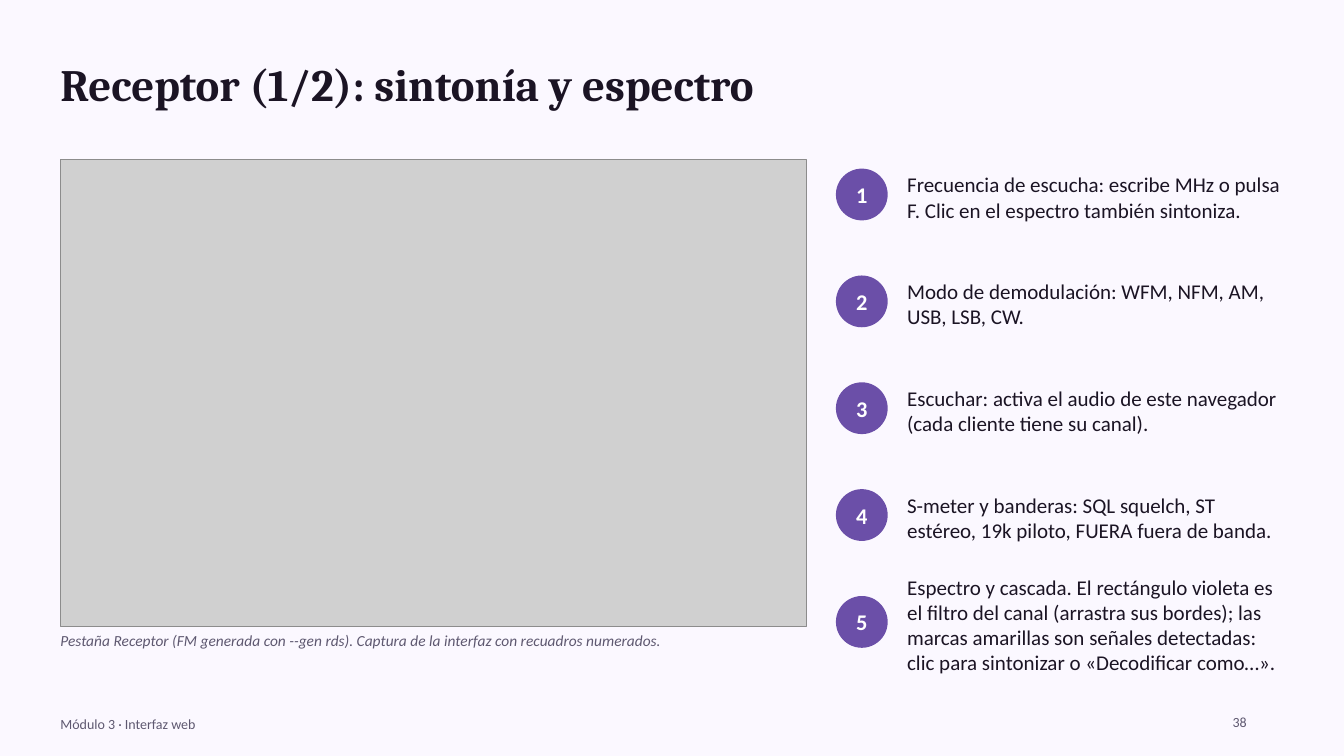
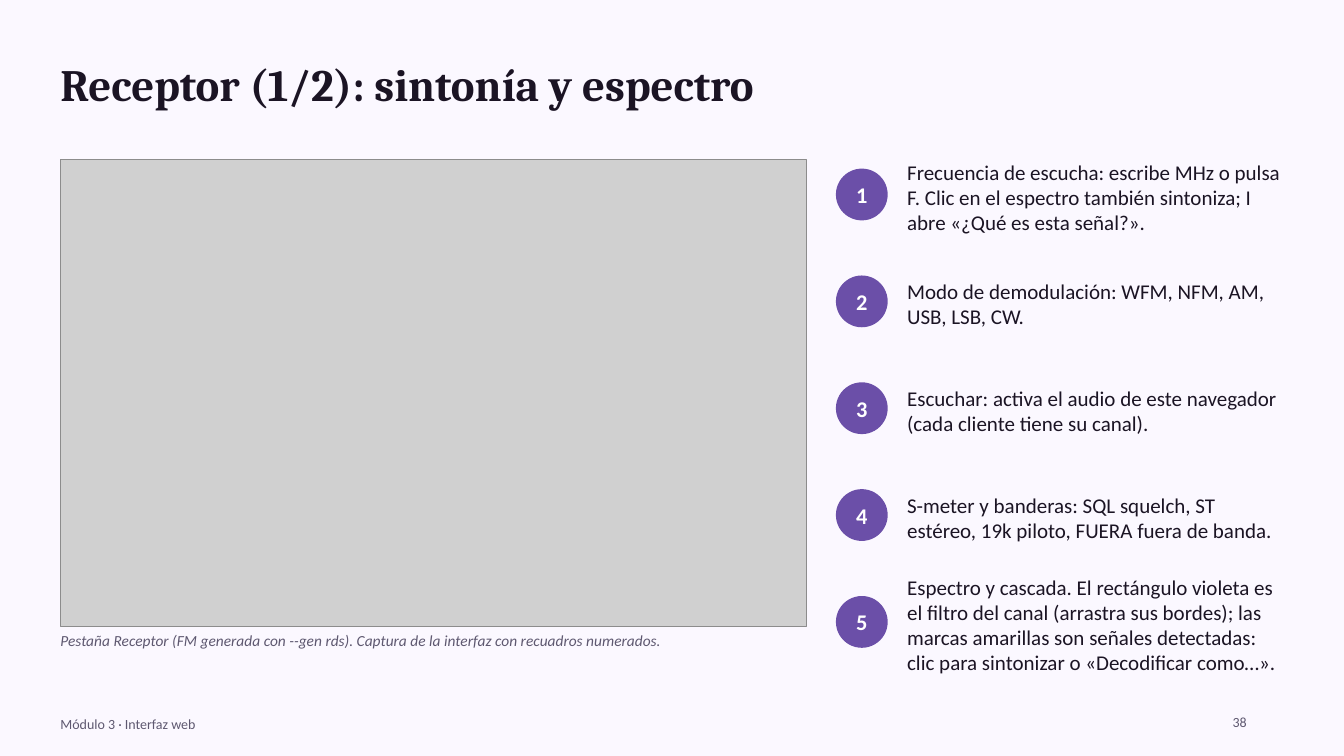
Before and after one commit to jlasherasTracasa/bladerf-suite, a slide deck: slide 38 of docs/presentacion/BladeRF_Lab.pptx. Drawn at 1344x756 pixels with LibreOffice and Linux fonts; fonts in the diff are those of the drawing; grey boxes stand for pictures. Boxes give left, top, right and bottom in pixels: in the first picture for what was removed or moved away, otherwise in the second. Text is boxed around its words. In the diff, an @@ line names an element or a change of style, - is before the commit and + after.

Commit message:
Matriz de validación honesta (ADS-B, DSC, LoRa y Meshtastic sin señal real → sintético/referencia) y curso regenerado con el estado actual

```diff
--- a/docs/presentacion/BladeRF_Lab.pptx
+++ b/docs/presentacion/BladeRF_Lab.pptx
@@ text at box(907, 165, 1280, 234): text changed @@
-Frecuencia de escucha: escribe MHz o pulsa F. Clic en el espectro también sintoniza.
+Frecuencia de escucha: escribe MHz o pulsa F. Clic en el espectro también sintoniza; I abre «¿Qué es esta señal?».
```
Also in this commit, not shown: 24 other slides changed, 6 other files.
